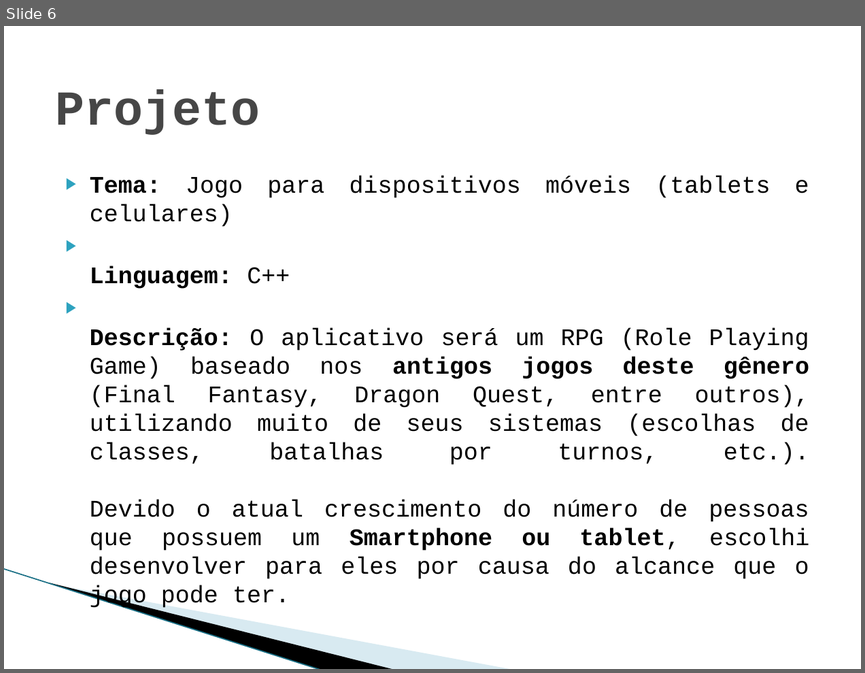
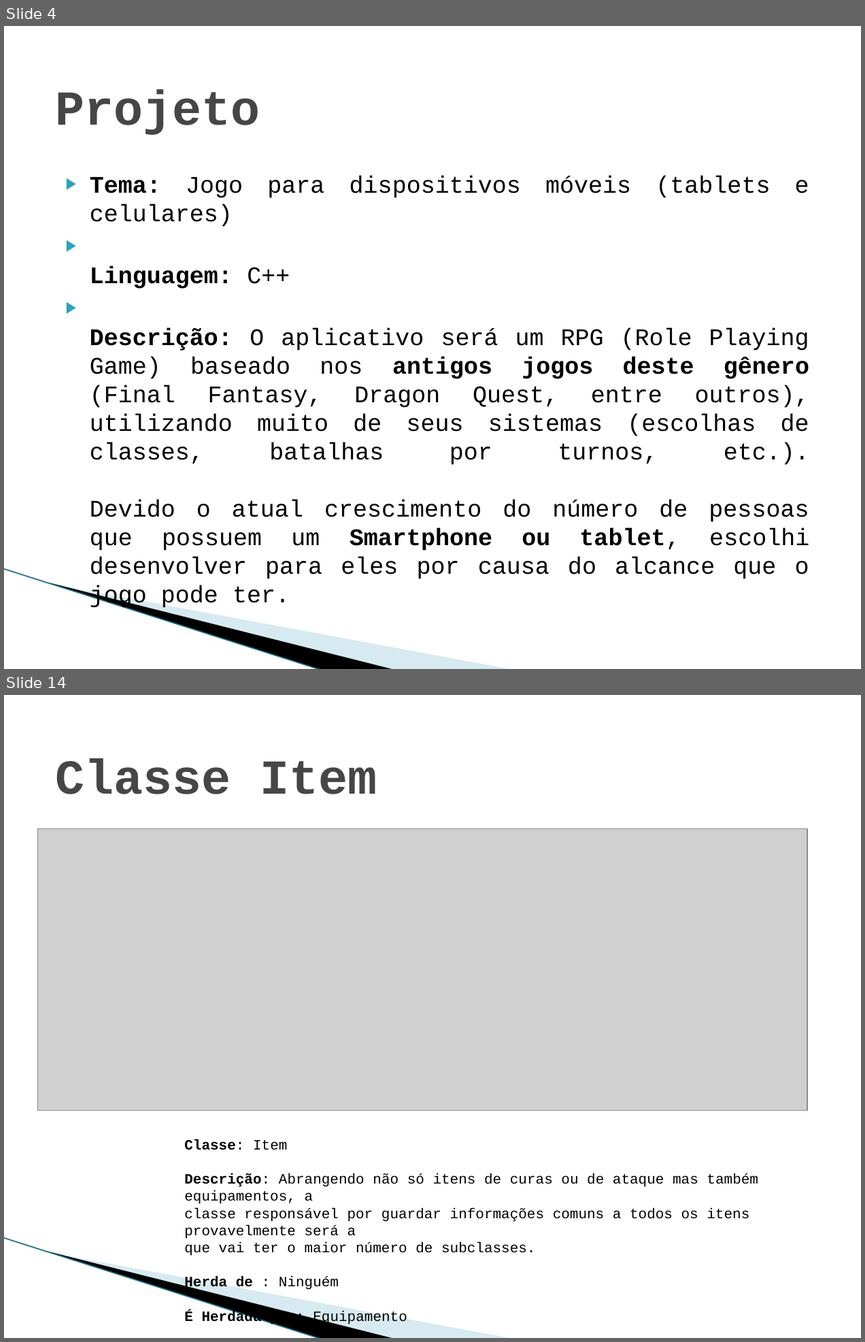
Before and after one commit to Sairaf/RPG, a slide deck: Trabalho final Prog2.pptx. Shown one above the other, each under a label of ours: slide 6 before the commit, slides 4 and 14 after it; the slides between them are not shown. The pictures are 865x673 and 865x1342 pixels, drawn with LibreOffice and Linux fonts; fonts in the diff are those of the drawing; grey boxes stand for pictures; background and template pictures are left out. Boxes give left, top, right and bottom in pixels: in the first picture for what was removed or moved away, otherwise in the second. Text is boxed around its words. In the diff, an @@ line names an element or a change of style, - is before the commit and + after.

```diff
--- a/Trabalho final Prog2.pptx
+++ b/Trabalho final Prog2.pptx
@@ slide 14 added at (4, 695, 861, 1338), background picture (left out); not listed: 3 template elements that a slide beside it also shows @@
@@ title added at (55, 759, 377, 794), 41 pt, text #464646, bold @@
+Classe Item
@@ picture added at (37, 829, 807, 1110) @@
@@ text added at (184, 1139, 758, 1291), 12 pt, text #000000 @@
+Classe: Item
+Descrição: Abrangendo não só itens de curas ou de ataque mas também equipamentos, a
+classe responsável por guardar informações comuns a todos os itens provavelmente será a
+que vai ter o maior número de subclasses.
+Herda de : Ninguém
+É Herdada por: Equipamento
@@ what was slide 6 is now slide 4 @@
```
Also in this commit, not shown: 6 slides changed, 13 other slides added, 2 slides removed.
